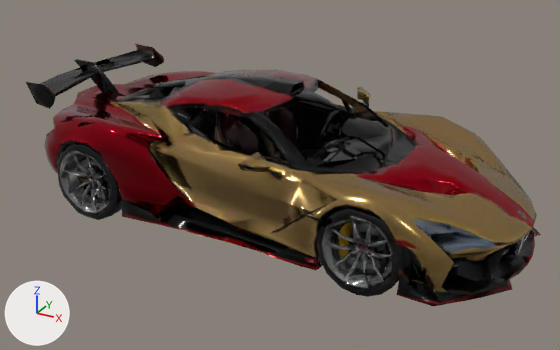
The glTF model static/dist/models/au_city/au_veh_hyper_gt.glb, before and after one commit.
One viewpoint serves both versions: a 50 mm camera at (0.67, -1.209, 0.548) aimed at (0.014, -0.015, -0.049). The lights are fixed; the arrows at lower left show +X, +Y and +Z. The picture after the commit comes second. Where no turn or scale is listed for an object, it has been applied to the vertices. Vertices at exactly the same position are counted once.

In view in the first picture: 'tripo_node_a6fe57cc-348f-4e67-a934-6ea4aea57c53'.
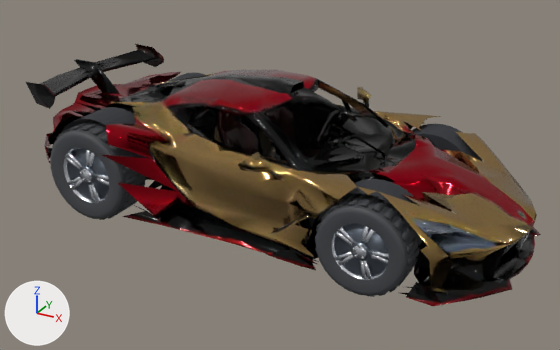
Where the newer file only moved an object's origin or applied its transform, the numbers keep the older frame.

Changed parts and their boxes (x1, y1, x2, y2) in the pictures (560 x 350 px):
'Wheel_FL', added
    after: (315, 194, 419, 297)
    faces in mat_pbr_tiresidewall (dark grey #424448): (316, 207, 406, 296)
    faces in mat_pbr_tirerubber (dark grey #37393d): (315, 194, 419, 297)
    faces in mat_pbr_darkbarrel (grey #616973): (335, 224, 388, 276)
    faces in mat_pbr_alloyrim (white #e2e6ec): (332, 224, 389, 280)
'Wheel_RL', added
    after: (50, 120, 146, 220)
    faces in mat_pbr_tiresidewall (dark grey #424448): (50, 131, 122, 219)
    faces in mat_pbr_tirerubber (dark grey #37393d): (52, 120, 146, 220)
    faces in mat_pbr_alloyrim (white #e2e6ec): (63, 148, 109, 203)
    faces in mat_pbr_darkbarrel (grey #616973): (67, 148, 109, 199)
part 1 of me_tripo_mesh_a6fe57cc_348f_4e67_a934_6ea4aea57c53, added
    after: (318, 179, 423, 246)
part 2 of me_tripo_mesh_a6fe57cc_348f_4e67_a934_6ea4aea57c53, added
    after: (407, 124, 482, 161)
part 3 of me_tripo_mesh_a6fe57cc_348f_4e67_a934_6ea4aea57c53, added
    after: (60, 107, 147, 158)
part 4 of me_tripo_mesh_a6fe57cc_348f_4e67_a934_6ea4aea57c53, added (mostly hidden)
    after: (166, 72, 205, 82)
part 5 of me_tripo_mesh_a6fe57cc_348f_4e67_a934_6ea4aea57c53, deleted
    before: (46, 111, 135, 220)
part 6 of me_tripo_mesh_a6fe57cc_348f_4e67_a934_6ea4aea57c53, deleted (mostly hidden)
    before: (171, 71, 214, 81)
part 7 of me_tripo_mesh_a6fe57cc_348f_4e67_a934_6ea4aea57c53, deleted
    before: (419, 117, 484, 162)
part 8 of me_tripo_mesh_a6fe57cc_348f_4e67_a934_6ea4aea57c53, deleted
    before: (295, 175, 455, 302)

The change, as a diff of the scene's bpy script:
```diff
--- a/static/dist/models/au_city/au_veh_hyper_gt.glb.py
+++ b/static/dist/models/au_city/au_veh_hyper_gt.glb.py
@@ me_tripo_mesh_a6fe57cc_348f_4e67_a934_6ea4aea57c53 @@
-me_tripo_mesh_a6fe57cc_348f_4e67_a934_6ea4aea57c53.from_pydata(...)  # 2836 vertices, 5904 faces; spans x -0.491..0.491, y -0.242..0.242, z -0.135..0.135
+me_tripo_mesh_a6fe57cc_348f_4e67_a934_6ea4aea57c53.from_pydata(...)  # 1856 vertices, 3385 faces; spans x -0.491..0.491, y -0.242..0.242, z -0.113..0.135
+# me_tripo_mesh_a6fe57cc_348f_4e67_a934_6ea4aea57c53 part 1: a new loose piece of 39 vertices spanning x 0.178..0.352, y -0.184..-0.12, z -0.042..0.035, in mat_pbr_wheelwellliner (dark grey #2f3035)
+# me_tripo_mesh_a6fe57cc_348f_4e67_a934_6ea4aea57c53 part 2: a new loose piece of 39 vertices spanning x 0.178..0.352, y 0.119..0.183, z -0.042..0.035, in mat_pbr_wheelwellliner_001 (dark grey #2f3035)
+# me_tripo_mesh_a6fe57cc_348f_4e67_a934_6ea4aea57c53 part 3: a new loose piece of 39 vertices spanning x -0.397..-0.197, y -0.177..-0.099, z -0.028..0.06, in mat_pbr_wheelwellliner_002 (dark grey #2f3035)
+# me_tripo_mesh_a6fe57cc_348f_4e67_a934_6ea4aea57c53 part 4: a new loose piece of 39 vertices spanning x -0.397..-0.197, y 0.099..0.177, z -0.028..0.06, in mat_pbr_wheelwellliner_003 (dark grey #2f3035)
+# me_tripo_mesh_a6fe57cc_348f_4e67_a934_6ea4aea57c53 part 5: 294 vertices removed from x -0.415..-0.218, y -0.215..-0.092, z -0.134..0.062
+# me_tripo_mesh_a6fe57cc_348f_4e67_a934_6ea4aea57c53 part 6: 291 vertices removed from x -0.414..-0.215, y 0.092..0.214, z -0.134..0.064
+# me_tripo_mesh_a6fe57cc_348f_4e67_a934_6ea4aea57c53 part 7: 277 vertices removed from x 0.184..0.371, y 0.124..0.215, z -0.135..0.037
+# me_tripo_mesh_a6fe57cc_348f_4e67_a934_6ea4aea57c53 part 8: 274 vertices removed from x 0.18..0.366, y -0.221..-0.124, z -0.134..0.035
 me_tripo_mesh_a6fe57cc_348f_4e67_a934_6ea4aea57c53.materials.append(mat_tripo_material_a6fe57cc_348f_4e67_a934_6ea4aea57c53)
+me_tripo_mesh_a6fe57cc_348f_4e67_a934_6ea4aea57c53.materials.append(mat_pbr_wheelwellliner)  # dark grey #2f3035
+me_tripo_mesh_a6fe57cc_348f_4e67_a934_6ea4aea57c53.materials.append(mat_pbr_wheelwellliner_001)  # dark grey #2f3035
+me_tripo_mesh_a6fe57cc_348f_4e67_a934_6ea4aea57c53.materials.append(mat_pbr_wheelwellliner_002)  # dark grey #2f3035
+me_tripo_mesh_a6fe57cc_348f_4e67_a934_6ea4aea57c53.materials.append(mat_pbr_wheelwellliner_003)  # dark grey #2f3035
@@ ob_wheel_fl @@
+ob_wheel_fl = bpy.data.objects.new('Wheel_FL', me_wheel_fl_mesh)  # 948 vertices, 1588 faces; spans x -0.081..0.081, y -0.031..0.031, z -0.081..0.081; in mat_pbr_tirerubber (dark grey #37393d), mat_pbr_tiresidewall (dark grey #424448), mat_pbr_alloyrim (white #e2e6ec), mat_pbr_darkbarrel (grey #616973), mat_pbr_brakerotor (light grey #bcc0c8), mat_pbr_chromelug (white #f1f3f8)
+ob_wheel_fl.location = (0.263, -0.181, -0.055)
@@ ob_wheel_rl @@
+ob_wheel_rl = bpy.data.objects.new('Wheel_RL', me_wheel_rl_mesh)  # 948 vertices, 1588 faces; spans x -0.093..0.093, y -0.038..0.038, z -0.093..0.093; in mat_pbr_tirerubber (dark grey #37393d), mat_pbr_tiresidewall (dark grey #424448), mat_pbr_alloyrim (white #e2e6ec), mat_pbr_darkbarrel (grey #616973), mat_pbr_brakerotor (light grey #bcc0c8), mat_pbr_chromelug (white #f1f3f8)
+ob_wheel_rl.location = (-0.299, -0.174, -0.043)
```
